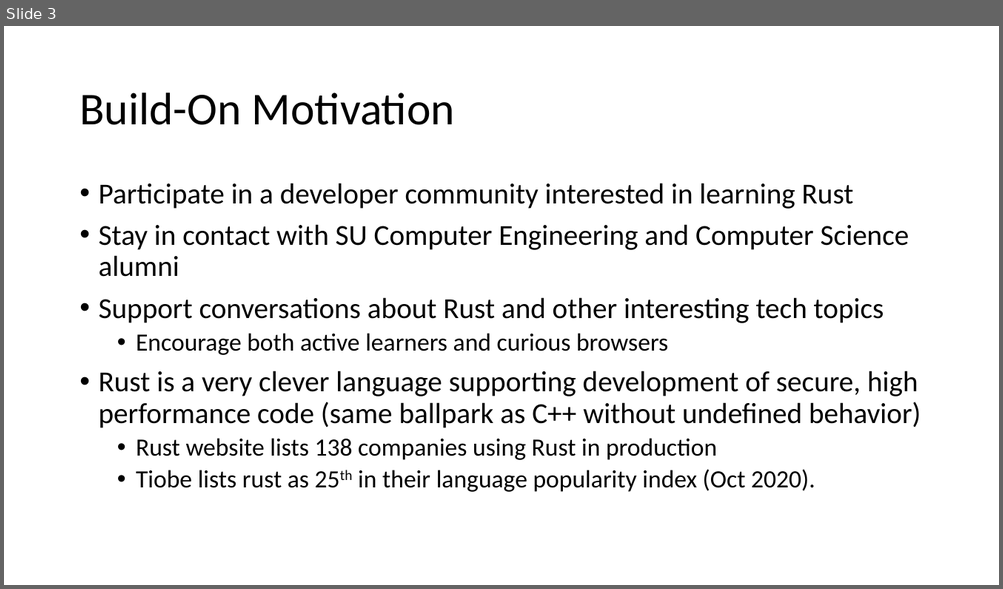
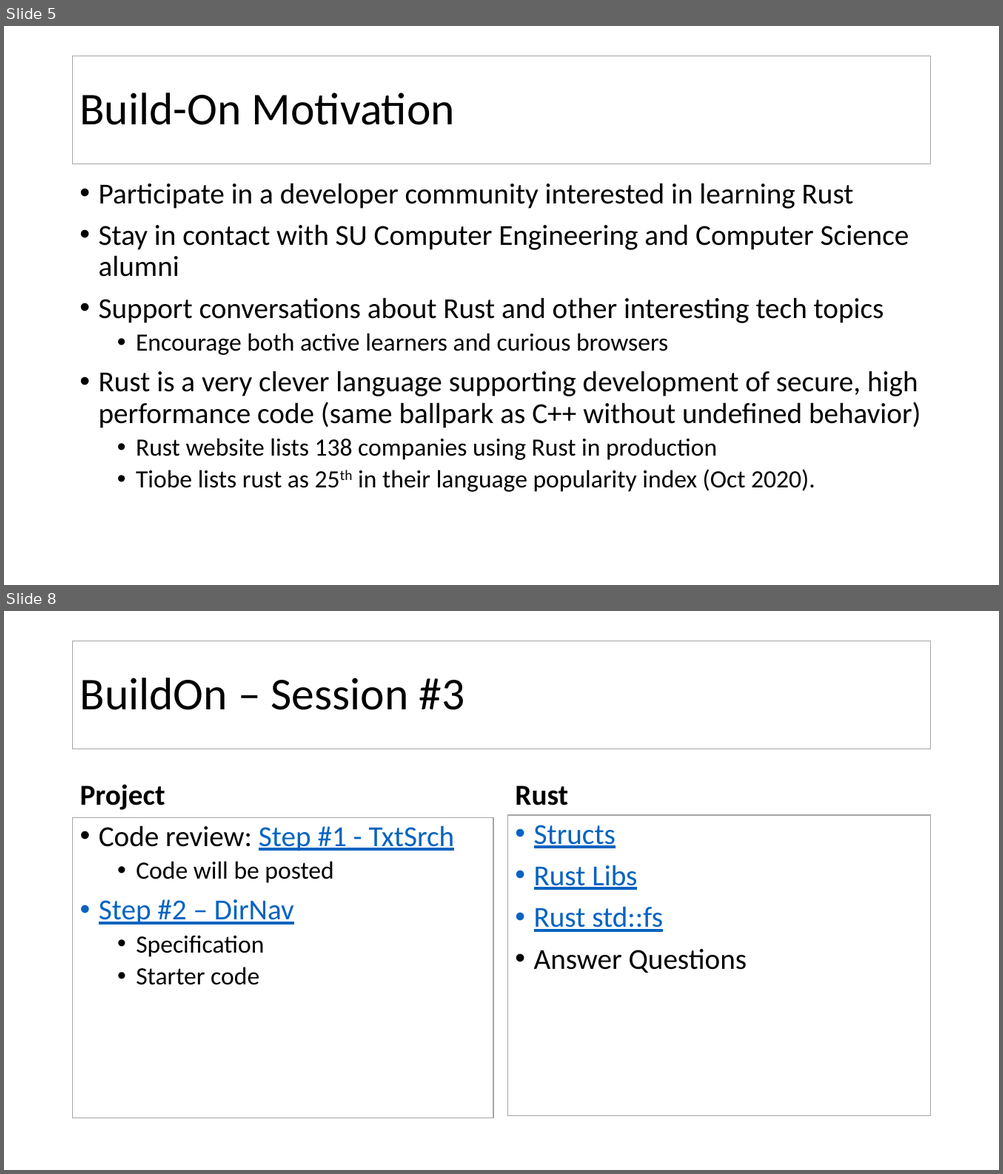
Before and after one commit to JimFawcett/BuildOn, a slide deck: Build-On.pptx. Shown one above the other, each under a label of ours: slide 3 before the commit, slides 5 and 8 after it; the slides between them are not shown. The pictures are 1003x589 and 1003x1174 pixels, drawn with LibreOffice and Linux fonts; fonts in the diff are those of the drawing. Boxes give left, top, right and bottom in pixels: in the first picture for what was removed or moved away, otherwise in the second. Text is boxed around its words. In the diff, an @@ line names an element or a change of style, - is before the commit and + after.

```diff
--- a/Build-On.pptx
+++ b/Build-On.pptx
@@ slide 8 added at (4,611,999,1170), background #FFFFFF @@
@@ title added at (73,641,930,749), fill #FFFFFF, outline #A5A5A5 1 pt, 44 pt, text #000000 @@
+BuildOn – Session #3
@@ text added at (80,784,165,810), 28 pt, text #000000, bold @@
+Project
@@ text added at (515,786,568,806), 28 pt, text #000000, bold @@
+Rust
@@ text added at (73,817,493,1119), fill #FFFFFF, outline #A5A5A5 1 pt, 24 pt, text #000000 @@
+• Code review: Step #1 - TxtSrch
+  • Code will be posted
+• Step #2 – DirNav
+  • Specification
+  • Starter code
@@ text added at (508,815,930,1116), fill #FFFFFF, outline #A5A5A5 1 pt, 28 pt, text #0563C1, underline @@
+• Structs
+• Rust Libs
+• Rust std::fs
+• Answer Questions
@@ what was slide 3 is now slide 5 @@
@@ slide 5 changed as well @@
@@ title "Build-On Motivation": place and size @@
-title "Build-On Motivation" at (79,93,455,125)
+title "Build-On Motivation" at (73,56,930,164)
@@ title "Build-On Motivation" at (73,56,930,164): fill none to #FFFFFF; outline none to #A5A5A5 1 pt @@
```
Also in this commit, not shown: 2 other slides changed, 6 other slides added, 1 other file.
